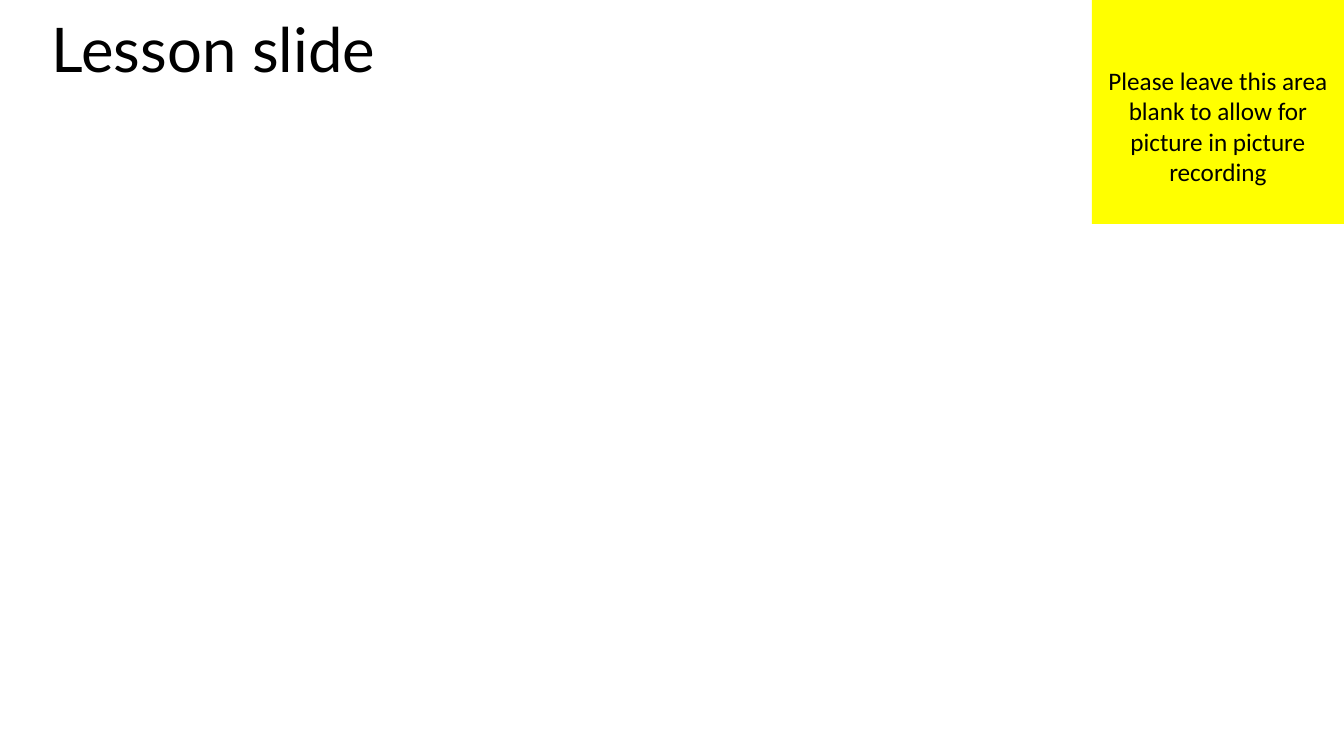
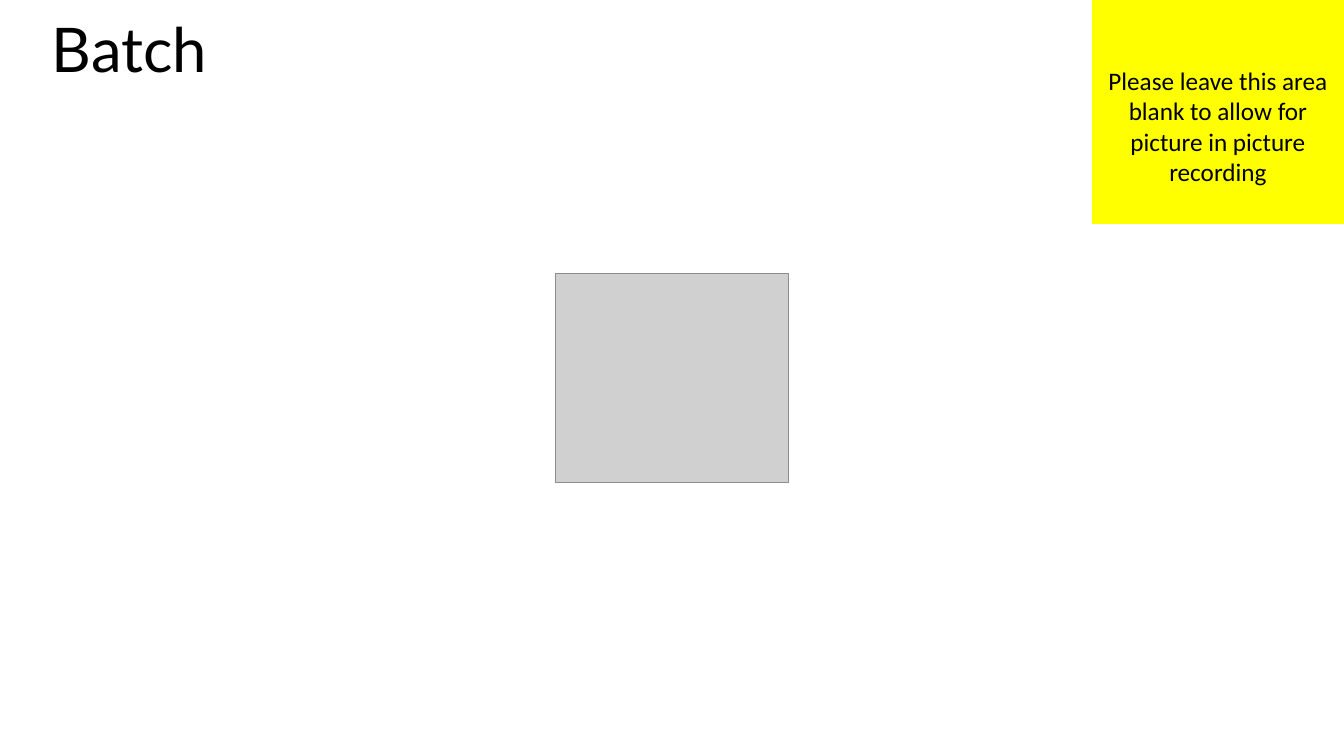
Before and after one commit to MisterJames/AzureImageProcessing, a slide deck: slide 4 of Presentation Materials/MVA-ApplicationsOnAzure-04.pptx (slide 3 before the commit). Drawn at 1344x756 pixels with LibreOffice and Linux fonts; fonts in the diff are those of the drawing; grey boxes stand for pictures. Boxes give left, top, right and bottom in pixels: in the first picture for what was removed or moved away, otherwise in the second. Text is boxed around its words. In the diff, an @@ line names an element or a change of style, - is before the commit and + after.

```diff
--- a/Presentation Materials/MVA-ApplicationsOnAzure-04.pptx
+++ b/Presentation Materials/MVA-ApplicationsOnAzure-04.pptx
@@ title at <box>52,26,207,73</box>: text changed @@
-Lesson slide
+Batch
@@ picture added at <box>556,273,787,483</box> @@
```
Also in this commit, not shown: 1 other slide changed, 15 slides added, 1 slide removed, 33 other files.
